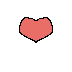
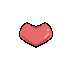
Comparing the layer stacks of the two 72 × 72 images. Changes:
painted on "圖層 1" over [19, 17, 53, 48]
